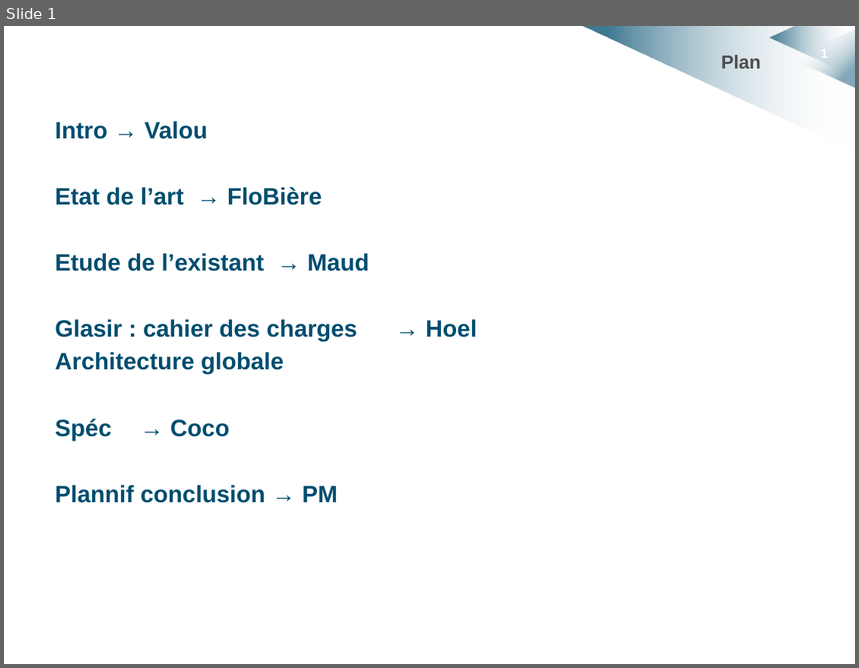
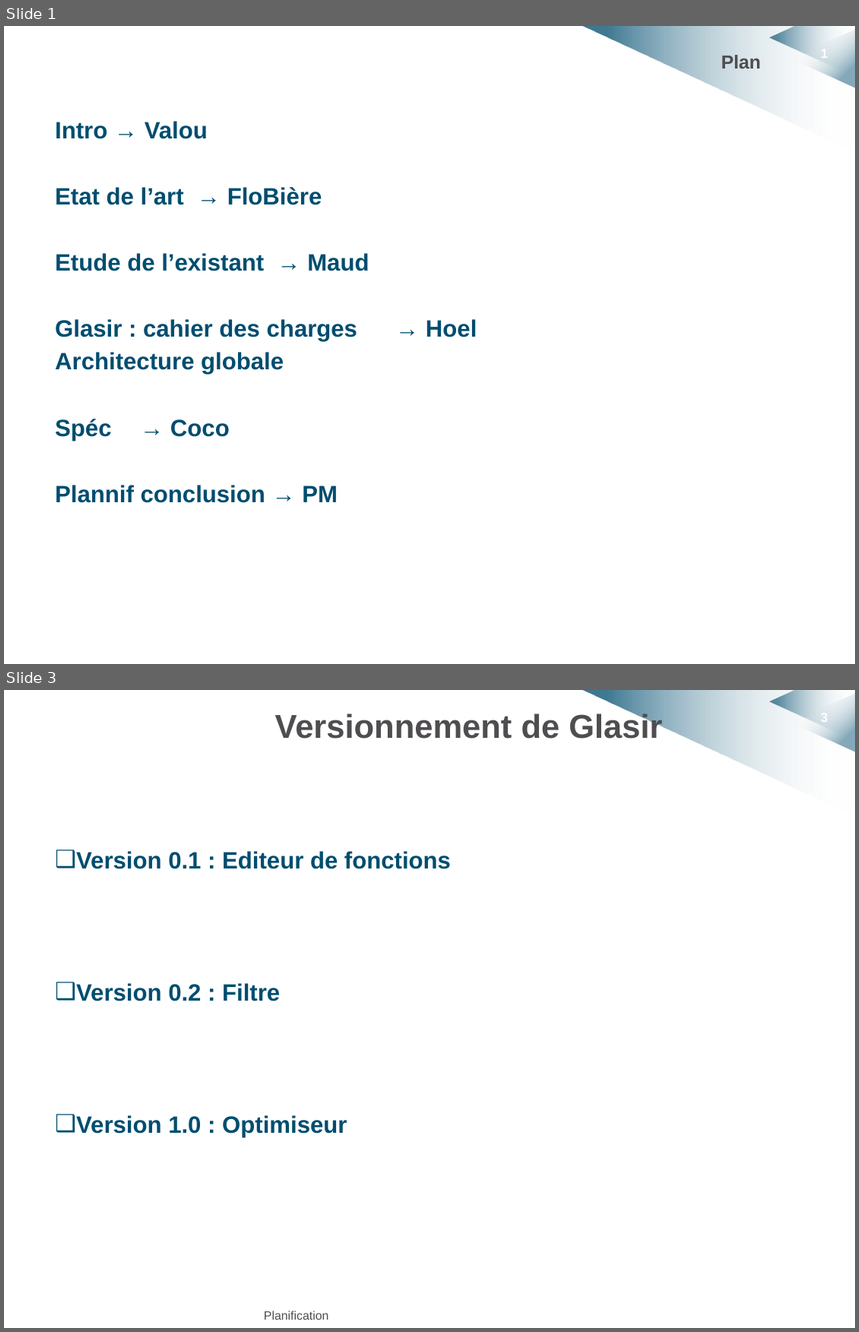
Before and after one commit to HKervadec/korrigolo, a slide deck: soutenances/projet_decembre/planif_et_conclu.pptx. Shown one above the other, each under a label of ours: slide 1 before the commit, slides 1 and 3 after it; the slides between them are not shown. The pictures are 859x668 and 859x1332 pixels, drawn with LibreOffice and Linux fonts; fonts in the diff are those of the drawing; background and template pictures are left out. Boxes give left, top, right and bottom in pixels: in the first picture for what was removed or moved away, otherwise in the second. Text is boxed around its words. In the diff, an @@ line names an element or a change of style, - is before the commit and + after.

Commit message:
planif soutenances projet

```diff
--- a/soutenances/projet_decembre/planif_et_conclu.pptx
+++ b/soutenances/projet_decembre/planif_et_conclu.pptx
@@ slide 3 added at box(4, 690, 855, 1328), background #FFFFFF; not listed: 4 template elements that a slide beside it also shows @@
@@ title added at box(275, 711, 662, 739), 28 pt, text #4F4D50, bold @@
+Versionnement de Glasir
@@ text added at box(76, 851, 451, 1138), 20 pt, text #004D6F, bold @@
+❑ Version 0.1 : Editeur de fonctions
+❑ Version 0.2 : Filtre
+❑ Version 1.0 : Optimiseur
@@ text added at box(264, 1311, 329, 1320), 10.2 pt, text #4F4D50 @@
+Planification
```
Also in this commit, not shown: 5 other slides added, 2 other files.
